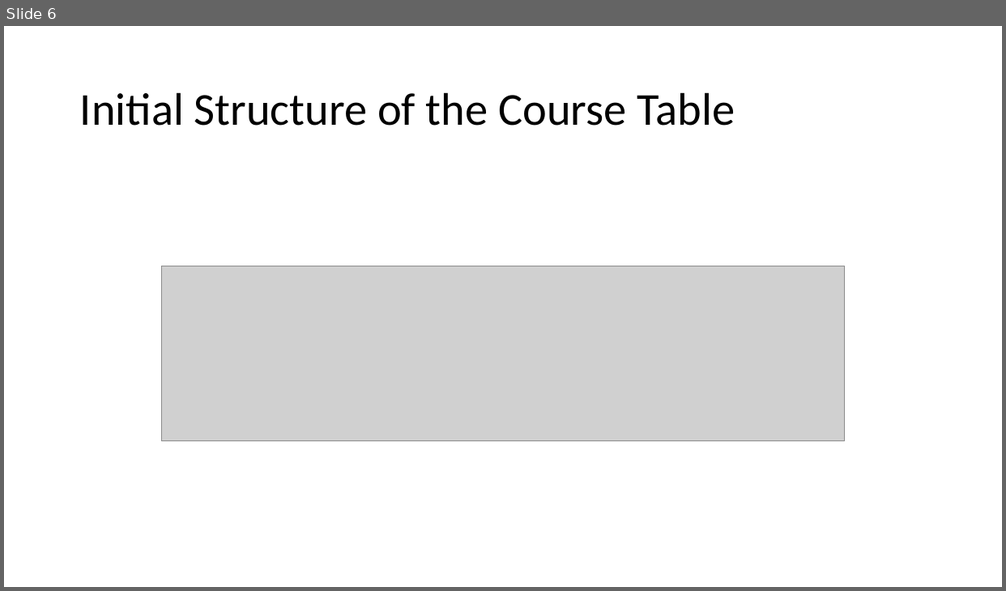
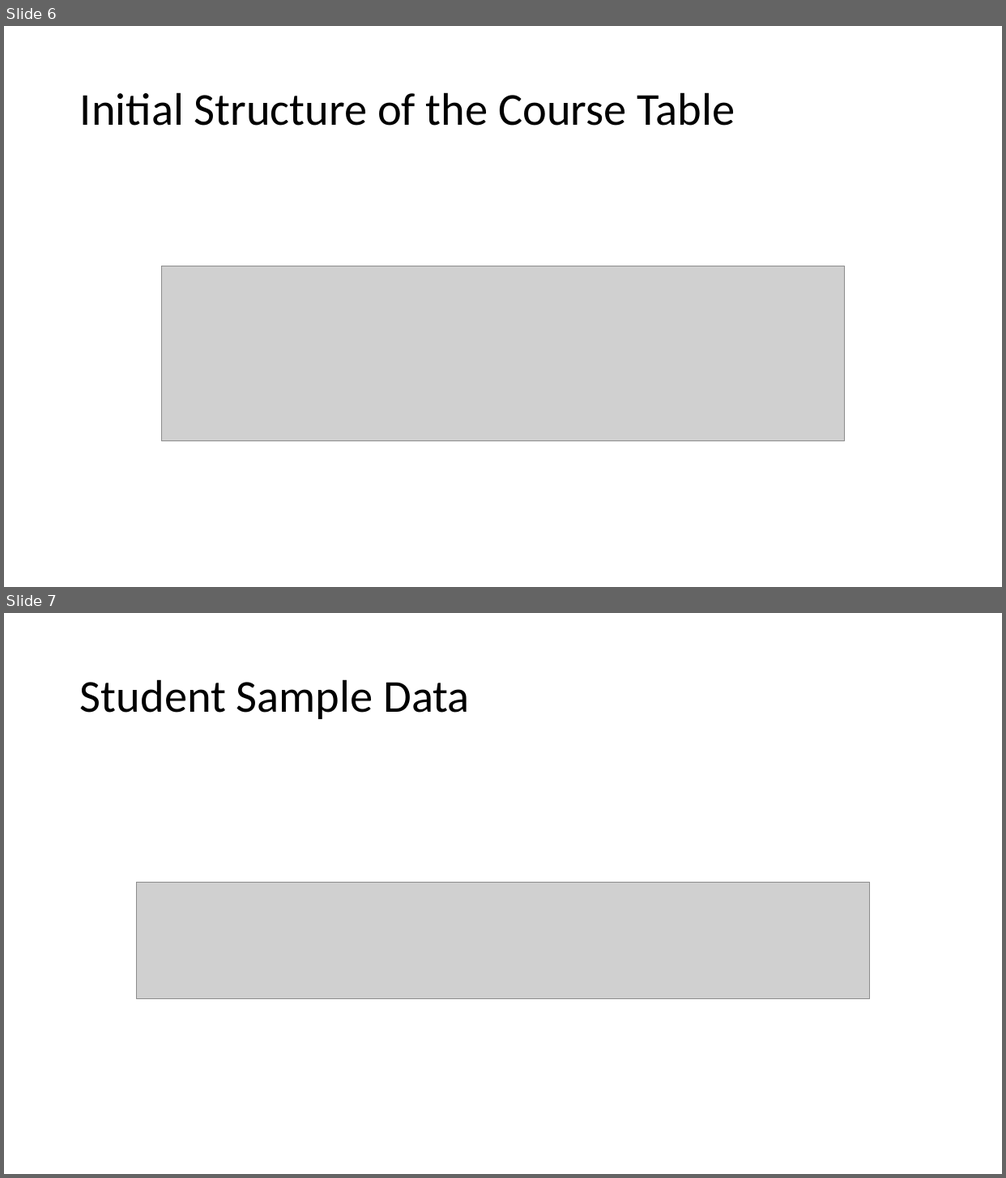
Before and after one commit to amunden04/cpsc4660Project, a slide deck: SQL Injection Prevention.pptx. Shown one above the other, each under a label of ours: slide 6 before the commit, slides 6 and 7 after it. The pictures are 1006x591 and 1006x1178 pixels, drawn with LibreOffice and Linux fonts; fonts in the diff are those of the drawing; grey boxes stand for pictures. Boxes give left, top, right and bottom in pixels: in the first picture for what was removed or moved away, otherwise in the second. Text is boxed around its words. In the diff, an @@ line names an element or a change of style, - is before the commit and + after.

```diff
--- a/SQL Injection Prevention.pptx
+++ b/SQL Injection Prevention.pptx
@@ slide 7 added at [4,613,1002,1174], background #FFFFFF @@
@@ title added at [80,679,470,719], 44 pt, text #000000 @@
+Student Sample Data
@@ picture added at [137,883,869,999] @@
```
Also in this commit, not shown: 2 other slides added, 1 slide removed, 2 other files.
